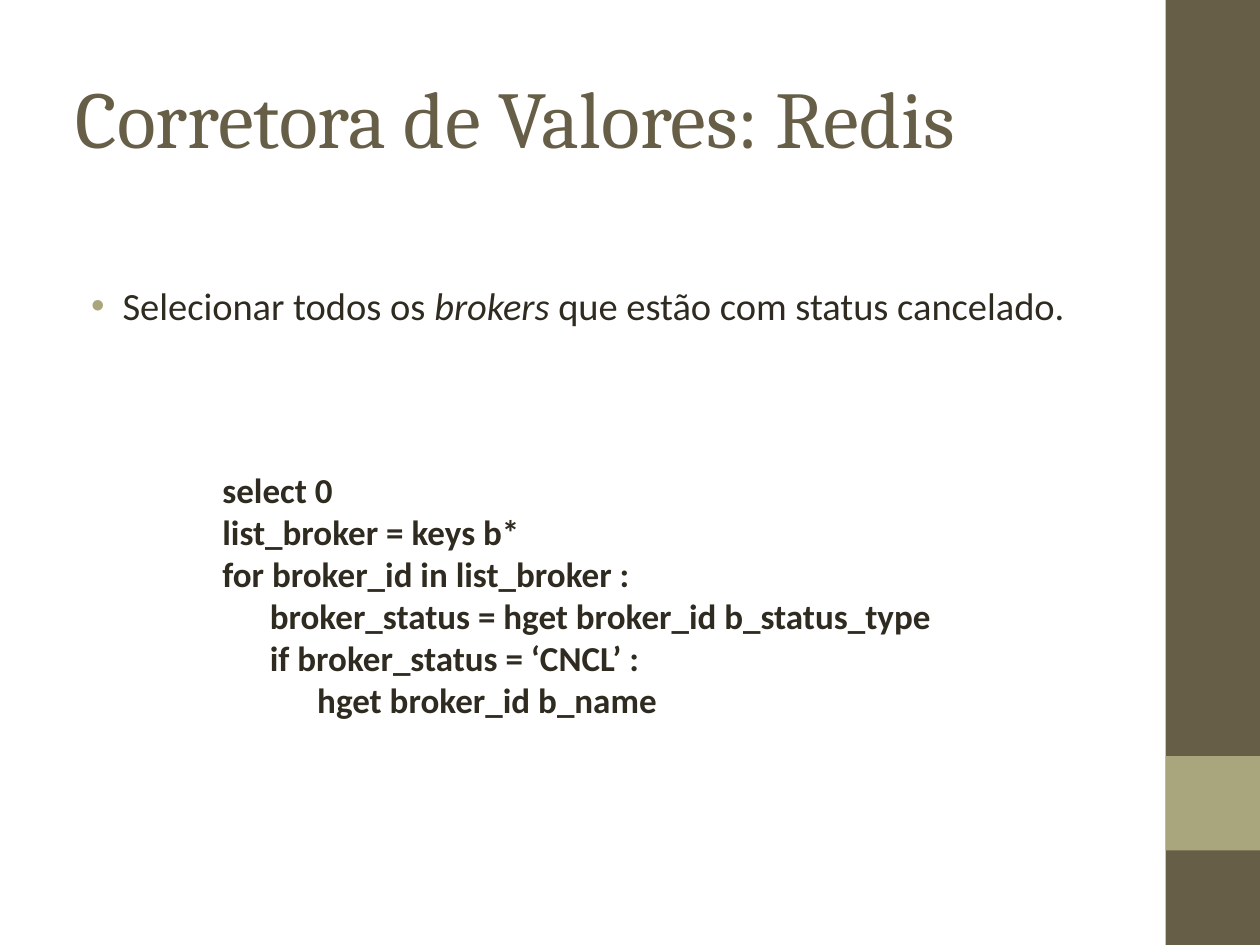
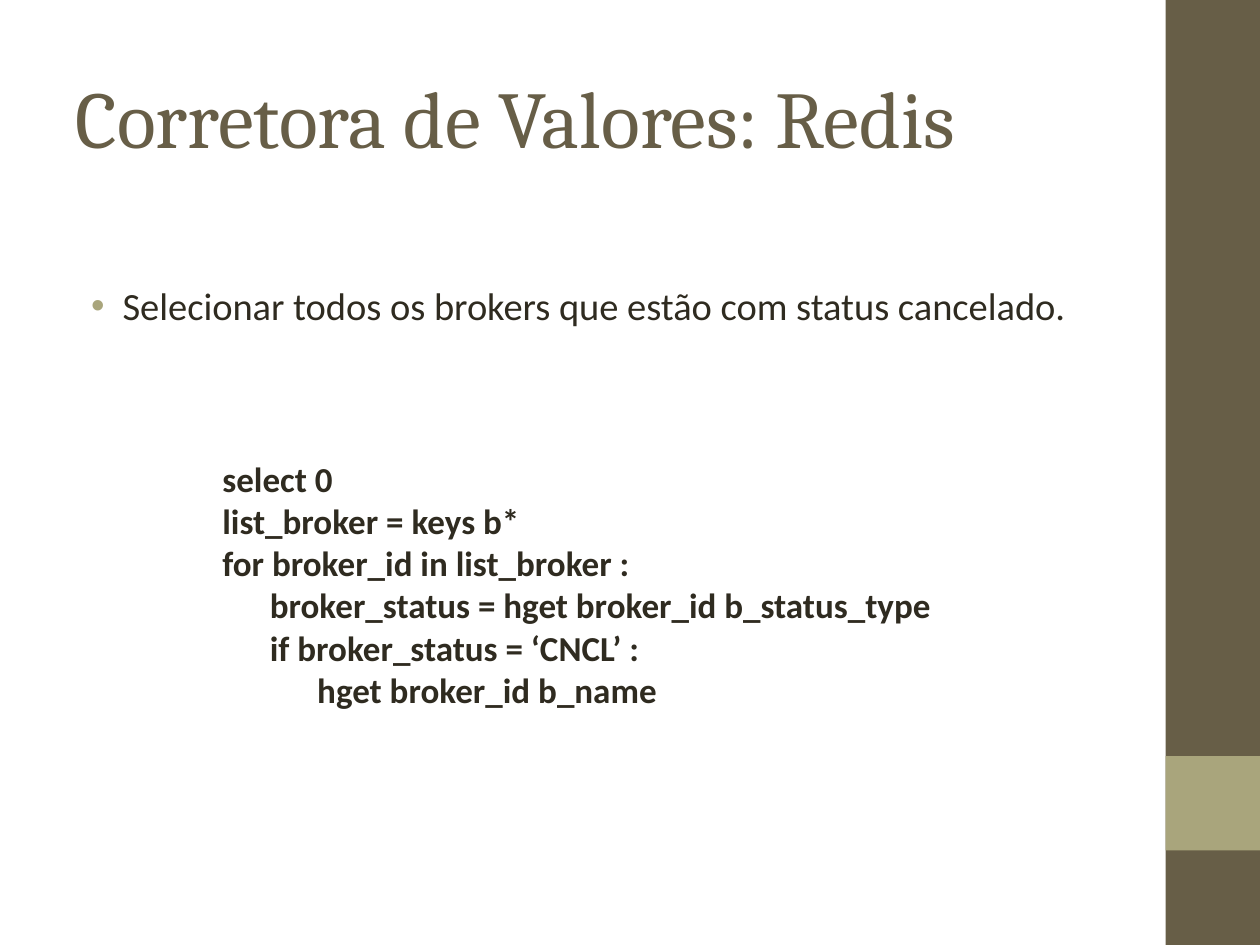
Before and after one commit to biacpaixao/Projeto_Final, a slide deck: slide 56 of apresentacao_projeto_final.ppt. Drawn at 1260x945 pixels with LibreOffice and Linux fonts; fonts in the diff are those of the drawing; background and template pictures are left out. Boxes give left, top, right and bottom in pixels: in the first picture for what was removed or moved away, otherwise in the second. Text is boxed around its words. In the diff, an @@ line names an element or a change of style, - is before the commit and + after.

```diff
--- a/apresentacao_projeto_final.ppt
+++ b/apresentacao_projeto_final.ppt
@@ text "Selecionar todos os brokers que ..." at bbox=[123, 293, 1065, 327]: italic off in "brokers" @@
@@ text "select 0": place and size @@
-text "select 0" at bbox=[222, 478, 930, 719]
+text "select 0" at bbox=[222, 467, 930, 709]
```
Also in this commit, not shown: 9 other slides changed, 1 slide added, 1 slide removed.
